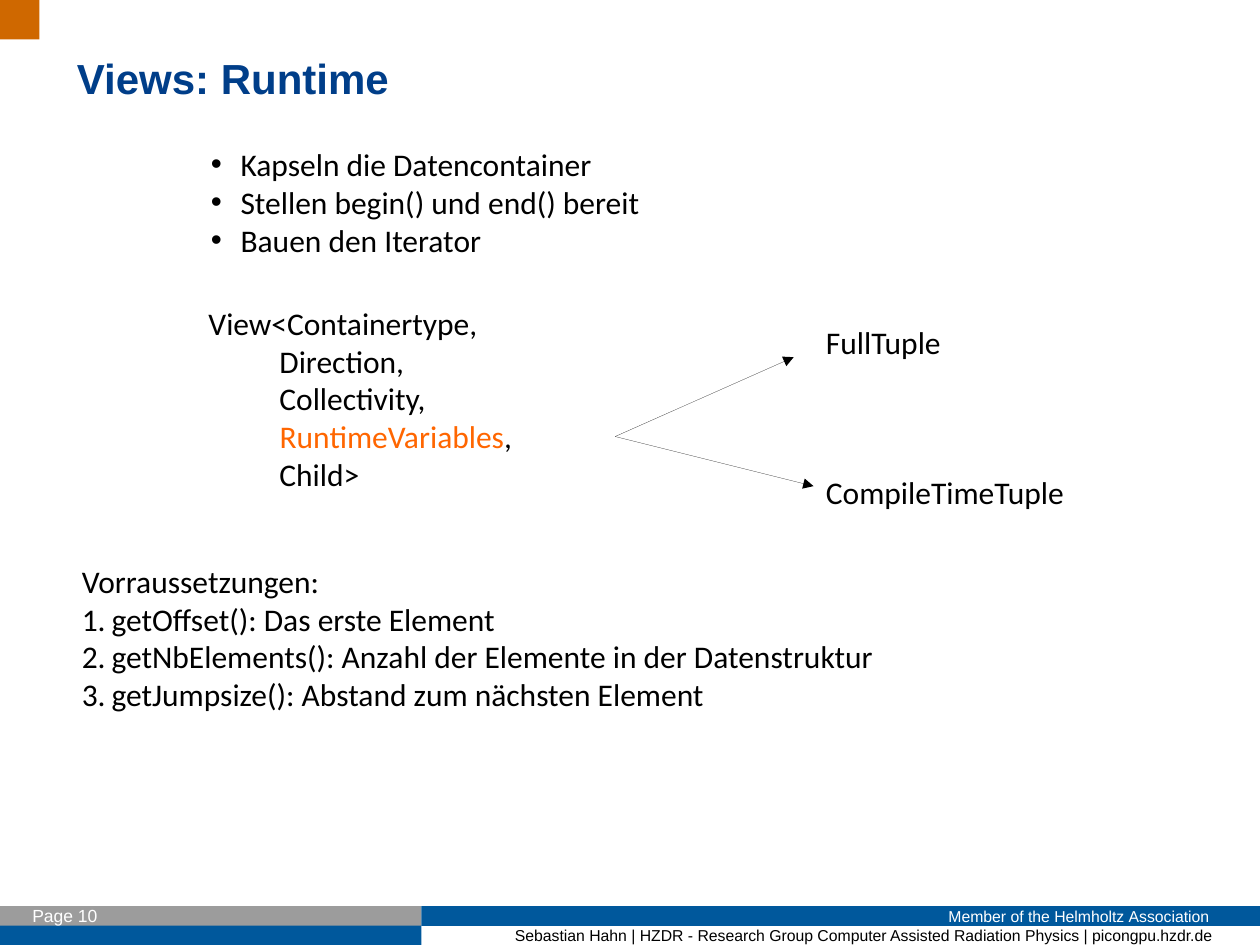
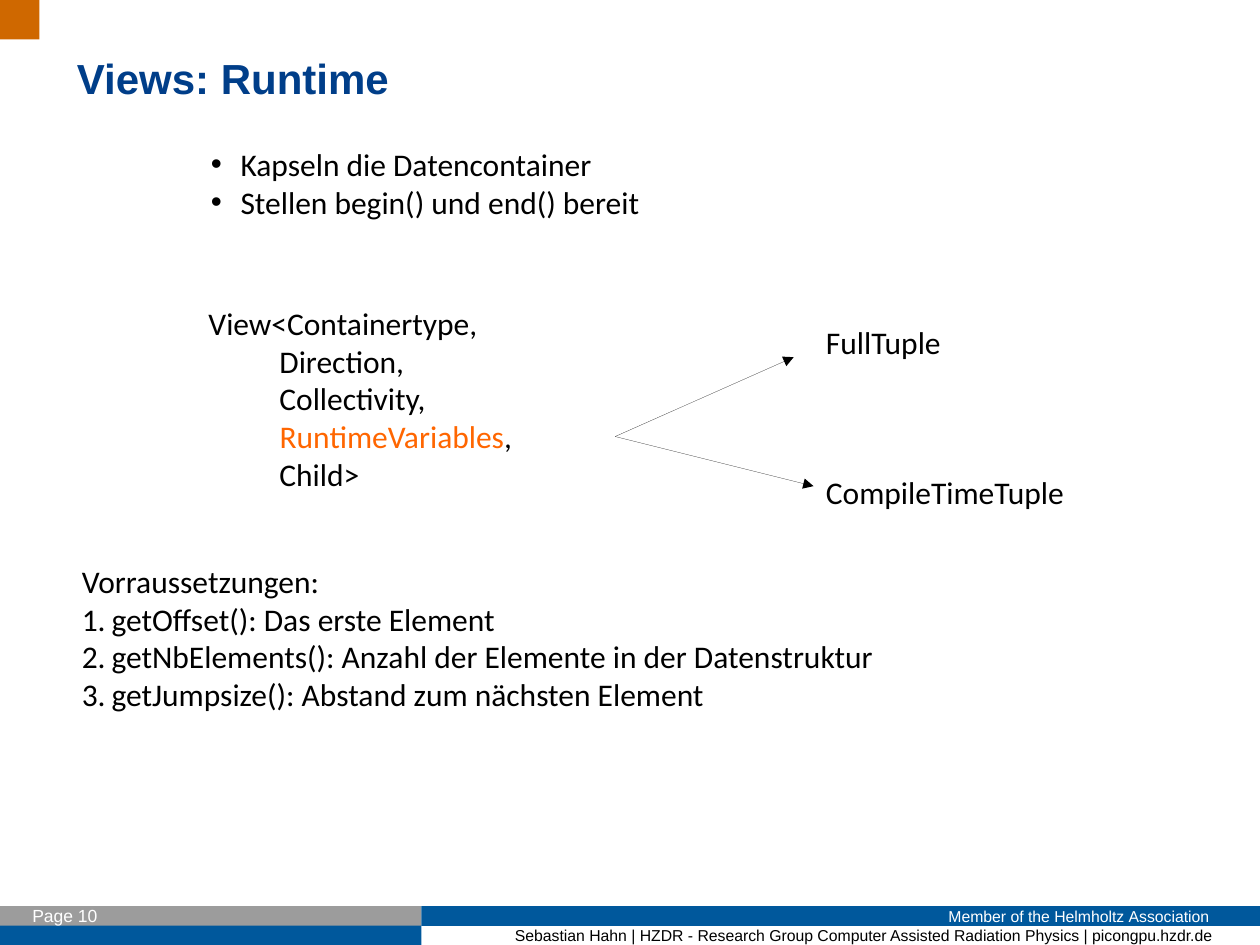
Before and after one commit to Fettpet/DeepIterator, a slide deck: slide 10 of Presi/2017_01_16_Intro.odp. Drawn at 1260x945 pixels with LibreOffice and Linux fonts; fonts in the diff are those of the drawing; background and template pictures are left out. Boxes give left, top, right and bottom in pixels: in the first picture for what was removed or moved away, otherwise in the second. Text is boxed around its words. In the diff, an @@ line names an element or a change of style, - is before the commit and + after.

```diff
--- a/Presi/2017_01_16_Intro.odp
+++ b/Presi/2017_01_16_Intro.odp
@@ text at box(241, 230, 481, 253): paragraph removed @@
-• Bauen den Iterator
```
Also in this commit, not shown: 6 other slides changed, 2 slides added, 2 slides removed, 5 other files.
